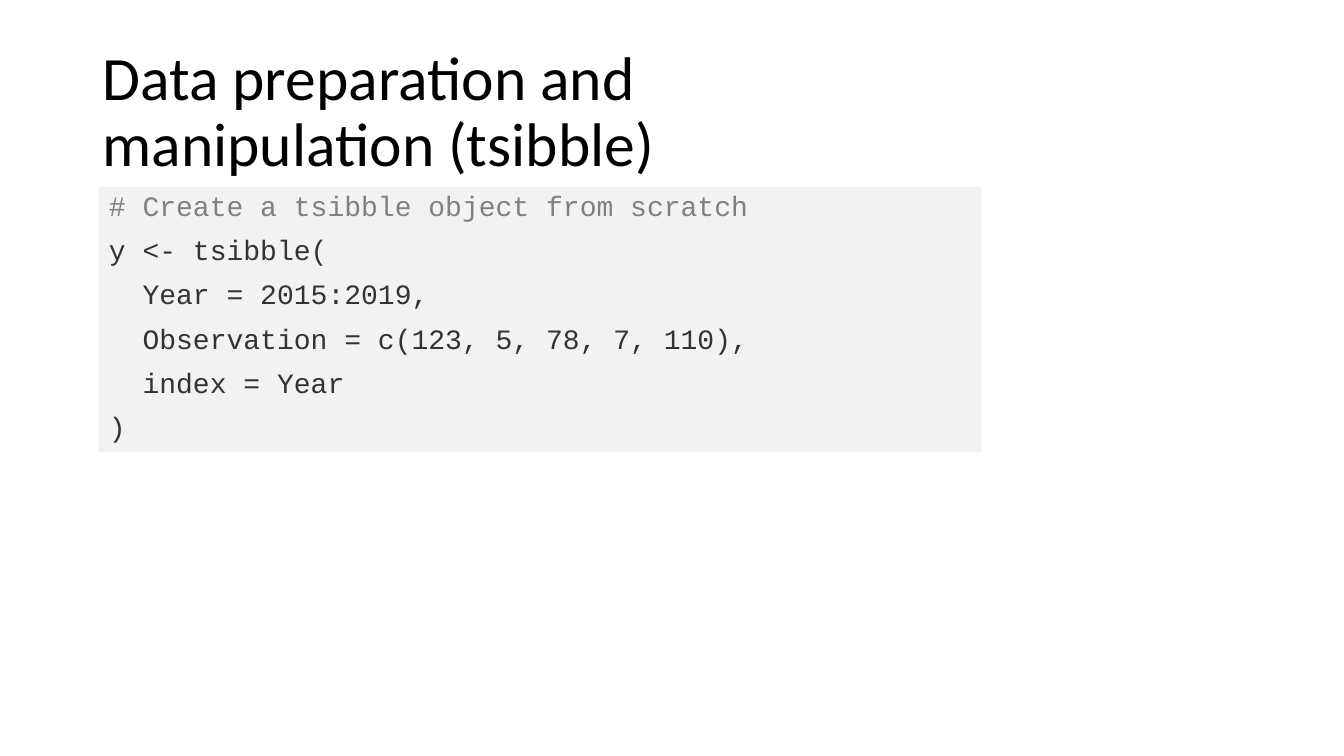
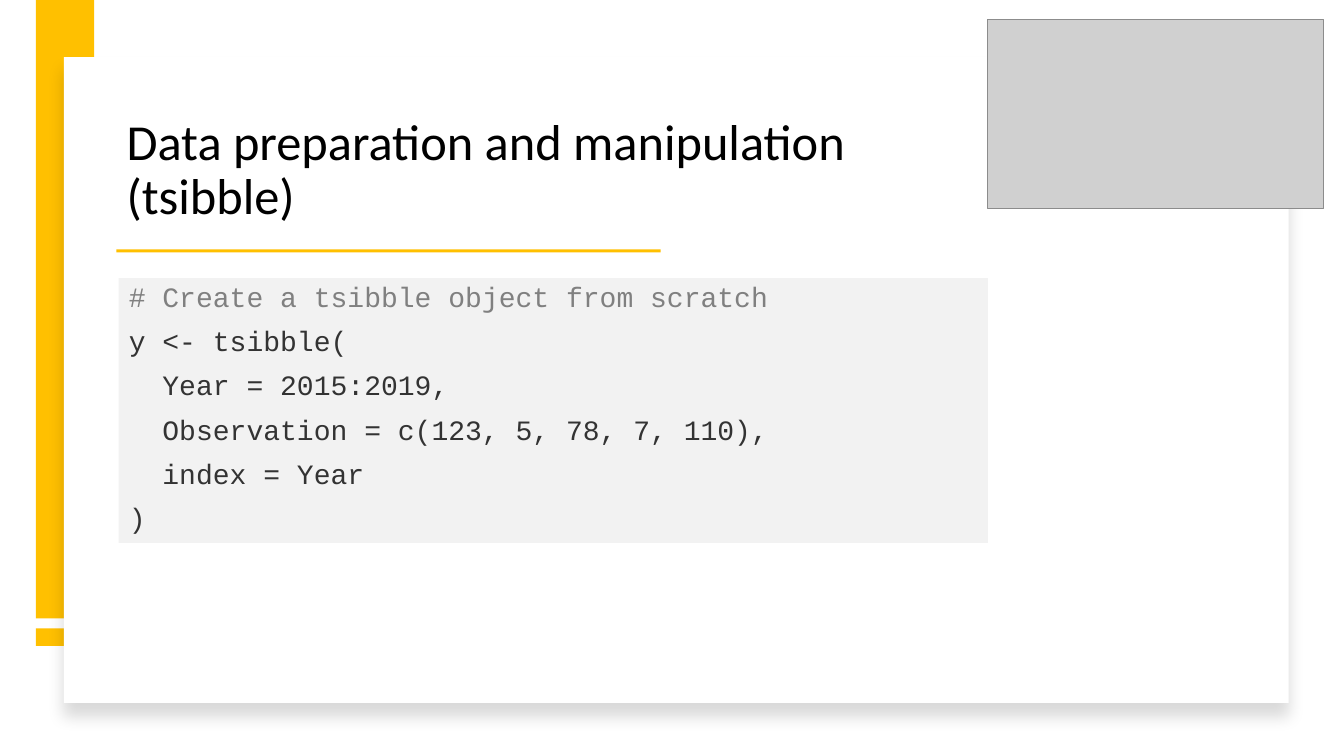
Before and after one commit to intro-to-data-science-22-workshop/-14-temporal-data-with-tsibble-and-fable-Samson-Krafft, a slide deck: slide 5 of tsibble and fable.pptx. Drawn at 1344x756 pixels with LibreOffice and Linux fonts; fonts in the diff are those of the drawing; grey boxes stand for pictures; background and template pictures are left out. Boxes give left, top, right and bottom in pixels: in the first picture for what was removed or moved away, otherwise in the second. Text is boxed around its words. In the diff, an @@ line names an element or a change of style, - is before the commit and + after.

Commit message:
powerpoint code

```diff
--- a/tsibble and fable.pptx
+++ b/tsibble and fable.pptx
@@ rectangle added at [36,1,94,619], fill #FFC000 @@
@@ picture added at [988,20,1324,210] @@
@@ rectangle added at [64,57,1289,704], fill #FFFFFF @@
@@ title "Data preparation and manipulation (tsibble)": place and size @@
-title "Data preparation and manipulation (tsibble)" at [102,57,653,176]
+title "Data preparation and manipulation (tsibble)" at [127,125,845,221]
@@ title "Data preparation and manipulation (tsibble)" at [127,125,845,221]: size 44 to 36 pt; vertical alignment middle to bottom @@
@@ rectangle added at [116,250,660,253], fill #FFC000 @@
@@ text "# Create a tsibble object ...": place and size @@
-text "# Create a tsibble object ..." at [99,188,982,453]
+text "# Create a tsibble object ..." at [119,278,988,543]
@@ rectangle added at [36,628,95,645], fill #FFC000 @@
```
Also in this commit, not shown: 1 other slide changed, 1 slide added.
